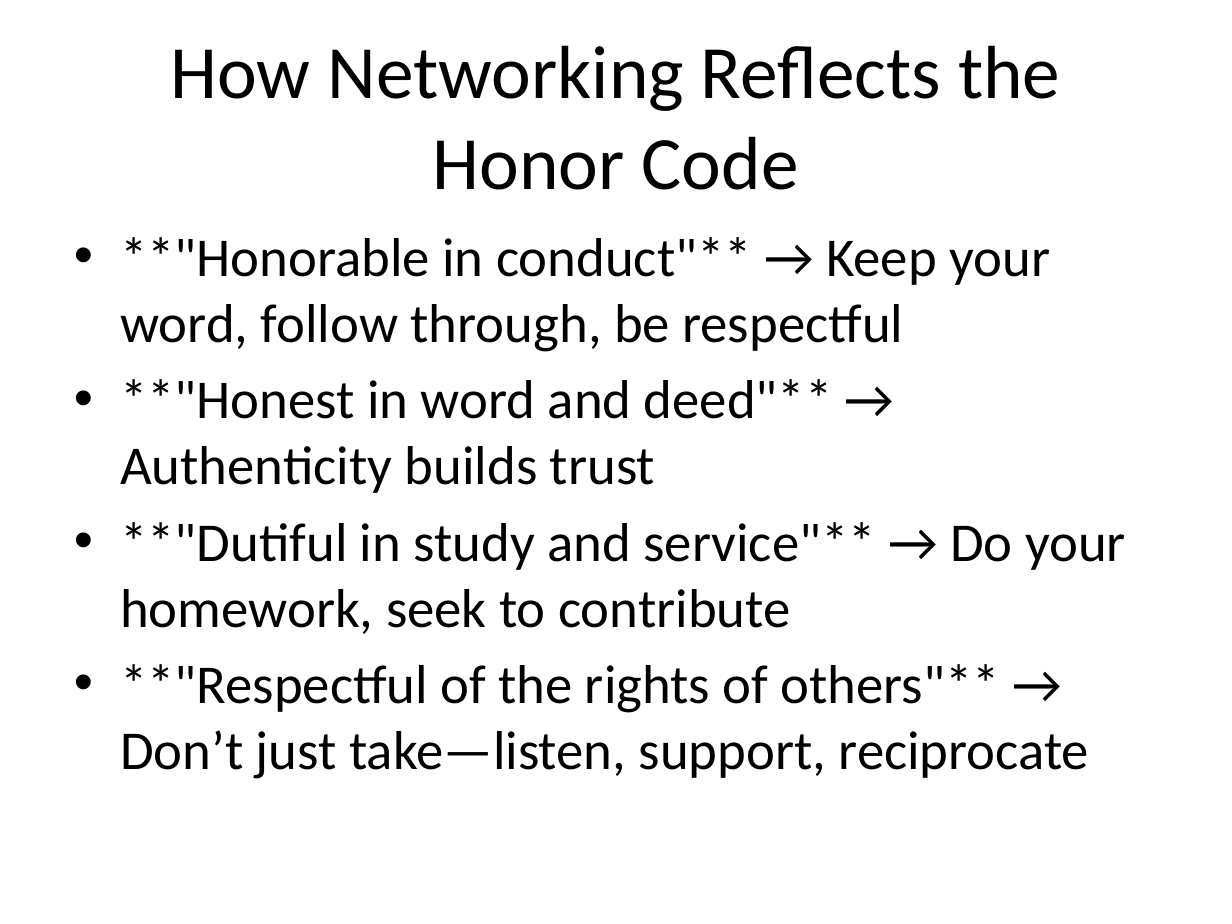
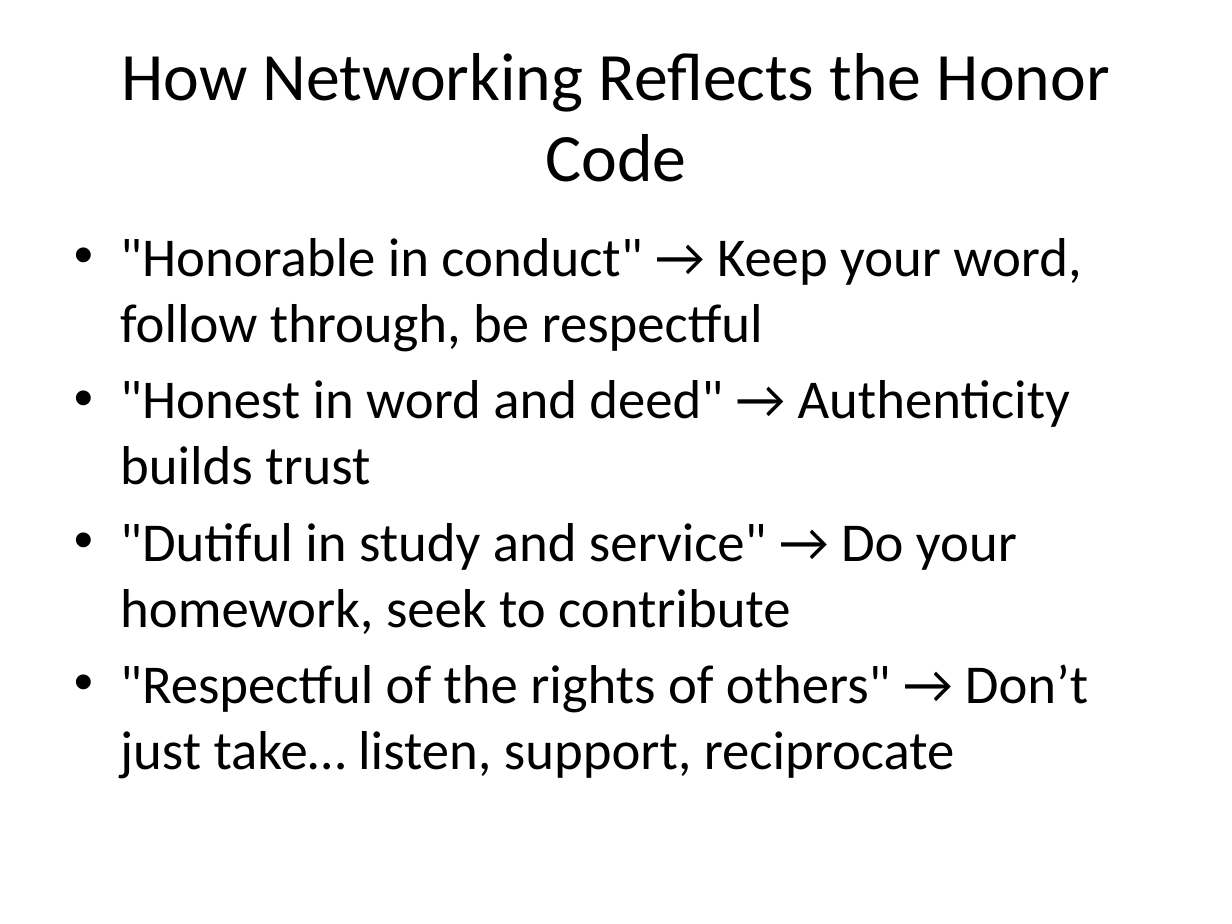
Before and after one commit to stringfestdata/hillsdale-networking-101, a slide deck: slide 4 of networking-as-self-governance.pptx. Drawn at 1232x924 pixels with LibreOffice and Linux fonts; fonts in the diff are those of the drawing. Boxes give left, top, right and bottom in pixels: in the first picture for what was removed or moved away, otherwise in the second. Text is boxed around its words. In the diff, an @@ line names an element or a change of style, - is before the commit and + after.

```diff
--- a/networking-as-self-governance.pptx
+++ b/networking-as-self-governance.pptx
@@ title "How Networking Reflects the Honor ..." at (x1=121, y1=53, x2=1110, y2=182): size 44 to 39.6 pt @@
@@ text at (x1=120, y1=238, x2=1088, y2=779): text changed @@
-• **"Honorable in conduct"** → Keep your word, follow through, be respectful
-• **"Honest in word and deed"** → Authenticity builds trust
-• **"Dutiful in study and service"** → Do your homework, seek to contribute
-• **"Respectful of the rights of others"** → Don’t just take—listen, support, reciprocate
+• "Honorable in conduct" → Keep your word, follow through, be respectful
+• "Honest in word and deed" → Authenticity builds trust
+• "Dutiful in study and service" → Do your homework, seek to contribute
+• "Respectful of the rights of others" → Don’t just take… listen, support, reciprocate
```
Also in this commit, not shown: 10 other slides changed, 1 slide added, 1 slide removed, 2 other files.
